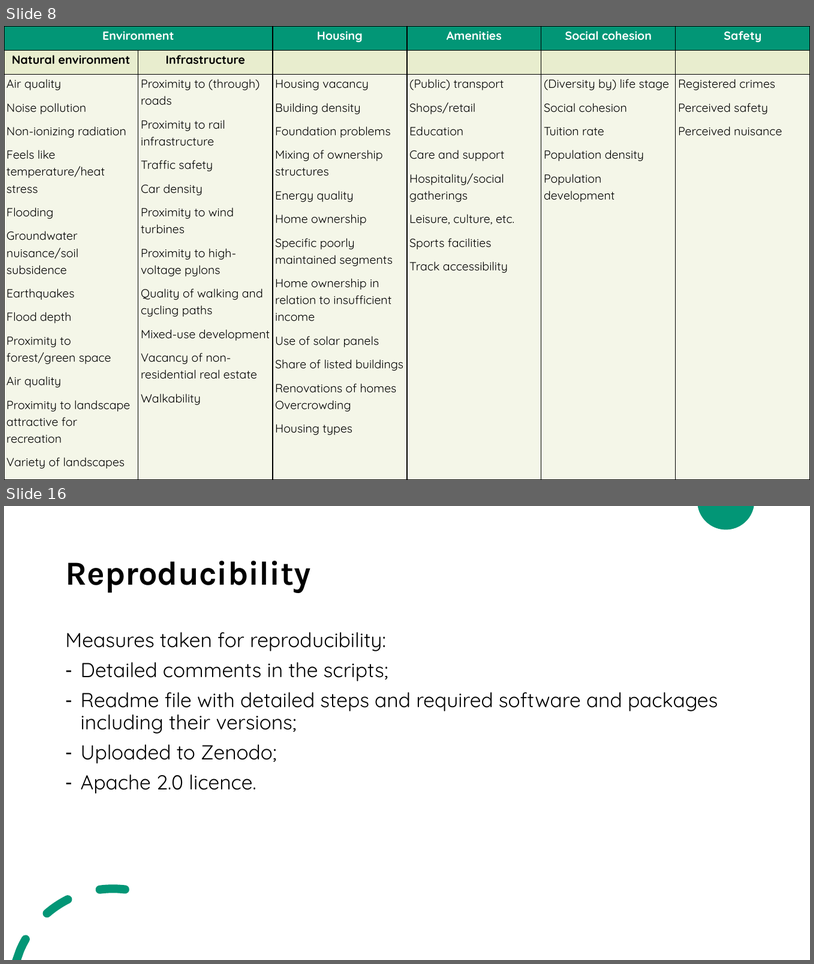
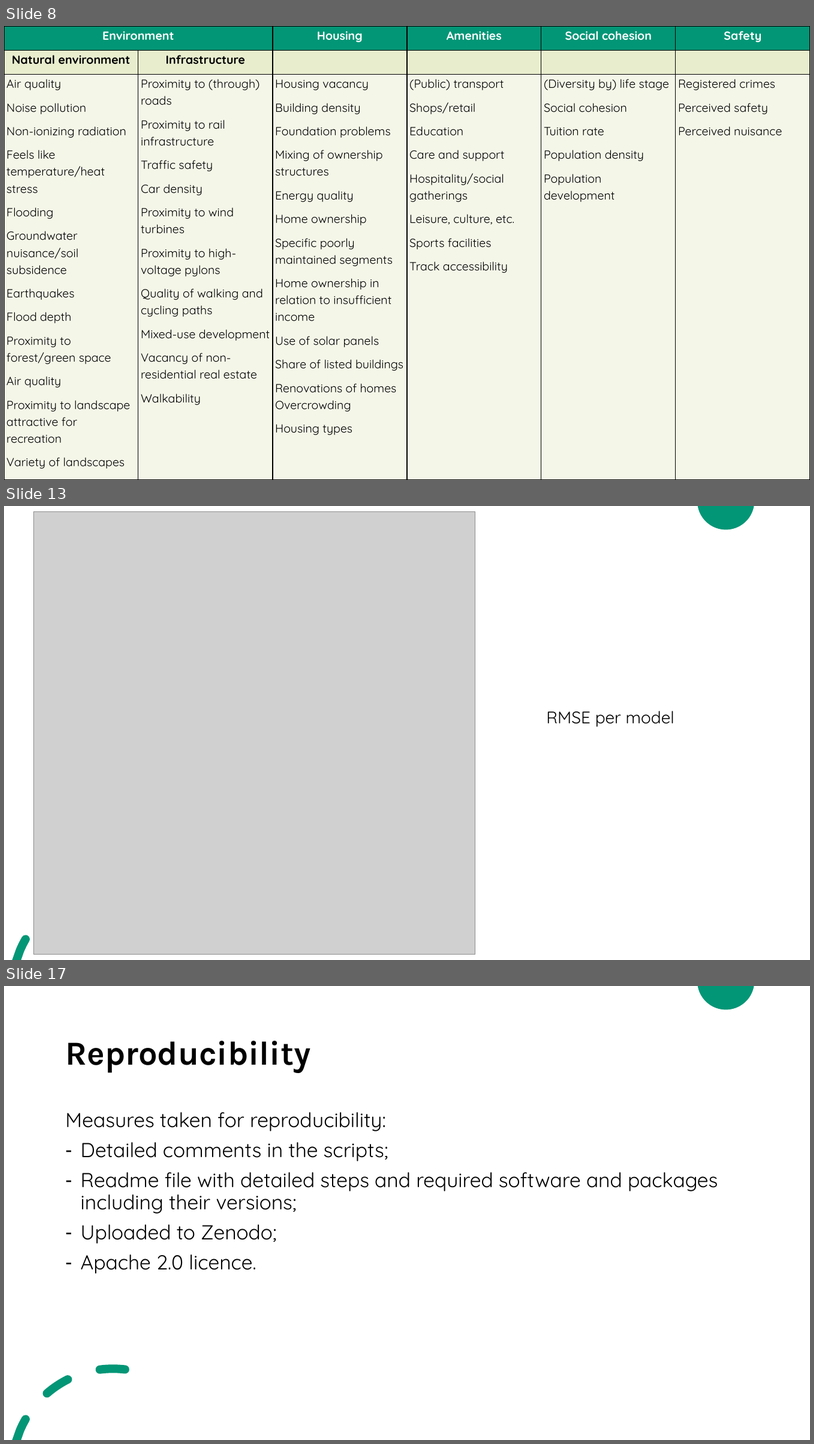
Before and after one commit to ilaluna/LIVING-SICSS, a slide deck: LIVING-SICCS.pptx. Shown one above the other, each under a label of ours: slides 8 and 16 before the commit, slides 8, 13 and 17 after it; the slides between them are not shown. The pictures are 814x964 and 814x1444 pixels, drawn with LibreOffice and Linux fonts; fonts in the diff are those of the drawing; grey boxes stand for pictures. Boxes give left, top, right and bottom in pixels: in the first picture for what was removed or moved away, otherwise in the second. Text is boxed around its words. In the diff, an @@ line names an element or a change of style, - is before the commit and + after.

```diff
--- a/LIVING-SICCS.pptx
+++ b/LIVING-SICCS.pptx
@@ slide 13 added at box(4, 506, 810, 960), background #FFFFFF; not listed: 2 template elements that a slide beside it also shows @@
@@ picture added at box(33, 512, 476, 954) @@
@@ title added at box(546, 711, 675, 727), 20 pt, text #000000 @@
+RMSE per model
@@ what was slide 16 is now slide 17 @@
```
Also in this commit, not shown: 7 slides changed.
